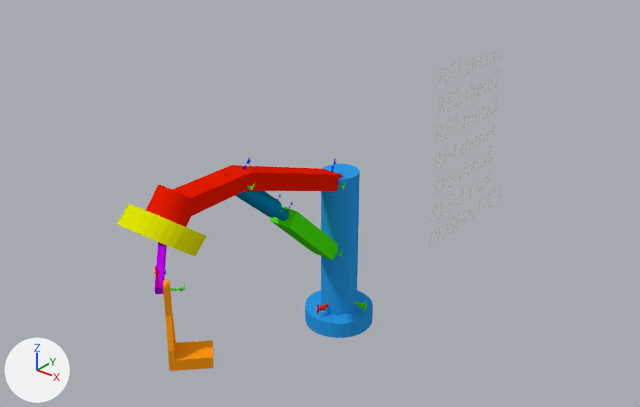
Renders of the Blender file 3dModelBlender/SimpleModel.blend from each side of a commit.
The view is the same before and after, from a 50 mm lens placed at (9.13, -11.96, 9.44), pointed at (-1.24, 1.0, 1.4). Arrows for +X, +Y and +Z are at lower left; the lights stay in place.
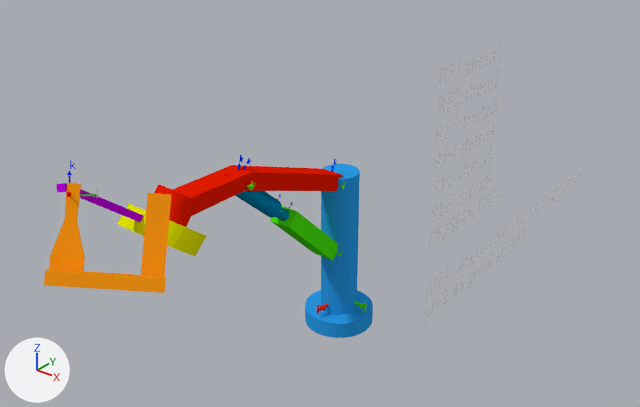
What differs and where, as boxes (x1, y1, x2, y2) in the pictures (640 x 407 px):
'Cube', reshaped, moved, turned
    before: (163, 280, 214, 371)
    after: (44, 183, 171, 293)
'Cube.001', reshaped, moved, turned
    before: (155, 242, 167, 294)
    after: (56, 183, 144, 222)
'Text.001', moved, turned
    before: (154, 265, 185, 292)
    after: (66, 160, 98, 198)
'Text.004', moved, turned
    before: (224, 158, 255, 190)
    after: (238, 155, 253, 189)
part 1 of me_cube_002, built on
    before: (155, 288, 164, 294)
    after: (56, 183, 67, 193)
part 2 of me_cube, built on
    before: (163, 280, 214, 368)
    after: (44, 183, 171, 293)

Diff of the bpy script that builds the scene:
```diff
--- a/3dModelBlender/SimpleModel.blend.py
+++ b/3dModelBlender/SimpleModel.blend.py
@@ me_cube_002 @@
 me_cube_002.from_pydata(...)  # 8 vertices, 6 faces; spans x -0.24..0.24, y -0.7..0.7, z -3.36..3.36
 # used by ob_cube_001; location = (0.61, -4.86, 3.32); rotation_euler = (-0.628, 0.0, 0.785), in degrees (-36, 0, 45); scale = (0.227, 0.855, -0.159)
 # verts and faces of me_cube_002; kept vertices keep their numbers, new ones are numbered from 8
 # before: 0 (-0.24, -0.7, 2.89) at pixel (154, 288), 2 (-0.24, -0.61, 3.36) at pixel (155, 294), 4 (0.24, -0.7, 2.89) at pixel (162, 287), 6 (0.24, -0.61, 3.36) at pixel (163, 293)
+# me_cube_002 part 1
+delete_faces([(0, 2, 6, 4)])
+verts[8] = (0.9, -0.84, 4.84)  # pixel (56, 192)
+verts[9] = (0.71, -0.94, 4.48)  # pixel (56, 183)
+verts[10] = (1.23, -0.82, 4.34)  # pixel (65, 192)
+verts[11] = (1.04, -0.92, 3.99)  # pixel (65, 183)
+faces += [(0, 2, 8, 9), (8, 10, 11, 9), (4, 11, 10, 6), (0, 9, 11, 4), (2, 6, 10, 8)]
 me_cube_002.materials.append(mat_material_008)
@@ me_cube @@
 # used by ob_cube; location = (1.19, -5.24, 2.69); rotation_euler = (0.0, 0.0, -0.785), in degrees (0, 0, -45); scale = (-0.209, -0.0939, -0.637)
-me_cube.from_pydata(...)  # 24 vertices, 22 faces; spans x -1.0..1.0, y -5.39..1.0, z -1.0..1.0
+me_cube.from_pydata(...)  # 49 vertices, 44 faces; spans x -1.0..5.85, y -5.39..1.08, z -1.0..1.0
+# me_cube part 2
+# 13 faces are deleted
+# 19 vertices are added at x 0.0..5.85, y -5.39..1.08, z -1.0..1.0
+# 6 new vertices lie (1.0, 0.0, 0.0) away from vertices in x -1.0, y -5.39..1.0, z 0.47..1.0
+# 35 new faces join them
 me_cube.materials.append(mat_material)
@@ ob_cube_001 @@
 ob_cube_001 = bpy.data.objects.new('Cube.001', me_cube_002)
-ob_cube_001.location = (0.61, -4.86, 3.32)
-ob_cube_001.rotation_euler = (-0.628, 0.0, 0.785)  # degrees (-36, 0, 45)
+ob_cube_001.location = (0.03, -5.23, 4.12)
+ob_cube_001.rotation_euler = (-1.387, -0.00924, -0.00973)  # degrees (-79, -0.5, -0.6)
 ob_cube_001.scale = (0.227, 0.855, -0.159)
@@ ob_text_004 @@
 ob_text_004 = bpy.data.objects.new('Text.004', me_text_006)
-ob_text_004.location = (-0.01, -2.96, 3.75)
-ob_text_004.rotation_euler = (0.845, 0.0, 0.0)  # degrees (48, 0, 0)
+ob_text_004.location = (-0.02, -3.04, 3.64)
+ob_text_004.rotation_euler = (1.221, -0.0597, 0.00617)  # degrees (70, -3.4, 0.4)
 ob_text_004.scale = (0.152, 0.152, 0.152)
@@ ob_text_001 @@
 ob_text_001 = bpy.data.objects.new('Text.001', me_text_000)
-ob_text_001.location = (1.14, -5.45, 3.6)
-ob_text_001.rotation_euler = (0.0897, 0.0, 0.758)  # degrees (5.1, 0, 43)
+ob_text_001.location = (0.48, -6.17, 4.72)
+ob_text_001.rotation_euler = (1.108, 0.0764, 0.891)  # degrees (63, 4.4, 51)
 ob_text_001.scale = (0.152, 0.152, 0.152)
@@ ob_cube @@
 ob_cube = bpy.data.objects.new('Cube', me_cube)
-ob_cube.location = (1.19, -5.24, 2.69)
-ob_cube.rotation_euler = (0.0, 0.0, -0.785)  # degrees (0, 0, -45)
+ob_cube.location = (0.48, -6.19, 4.23)
+ob_cube.rotation_euler = (0.477, -0.166, -2.317)  # degrees (27, -9.5, -133)
 ob_cube.scale = (-0.209, -0.0939, -0.637)
```
